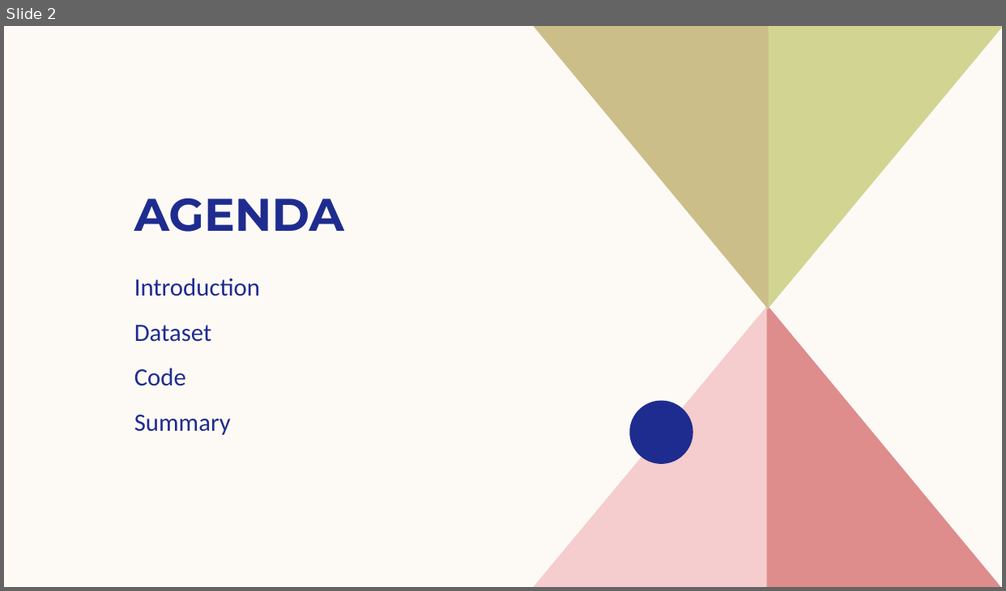
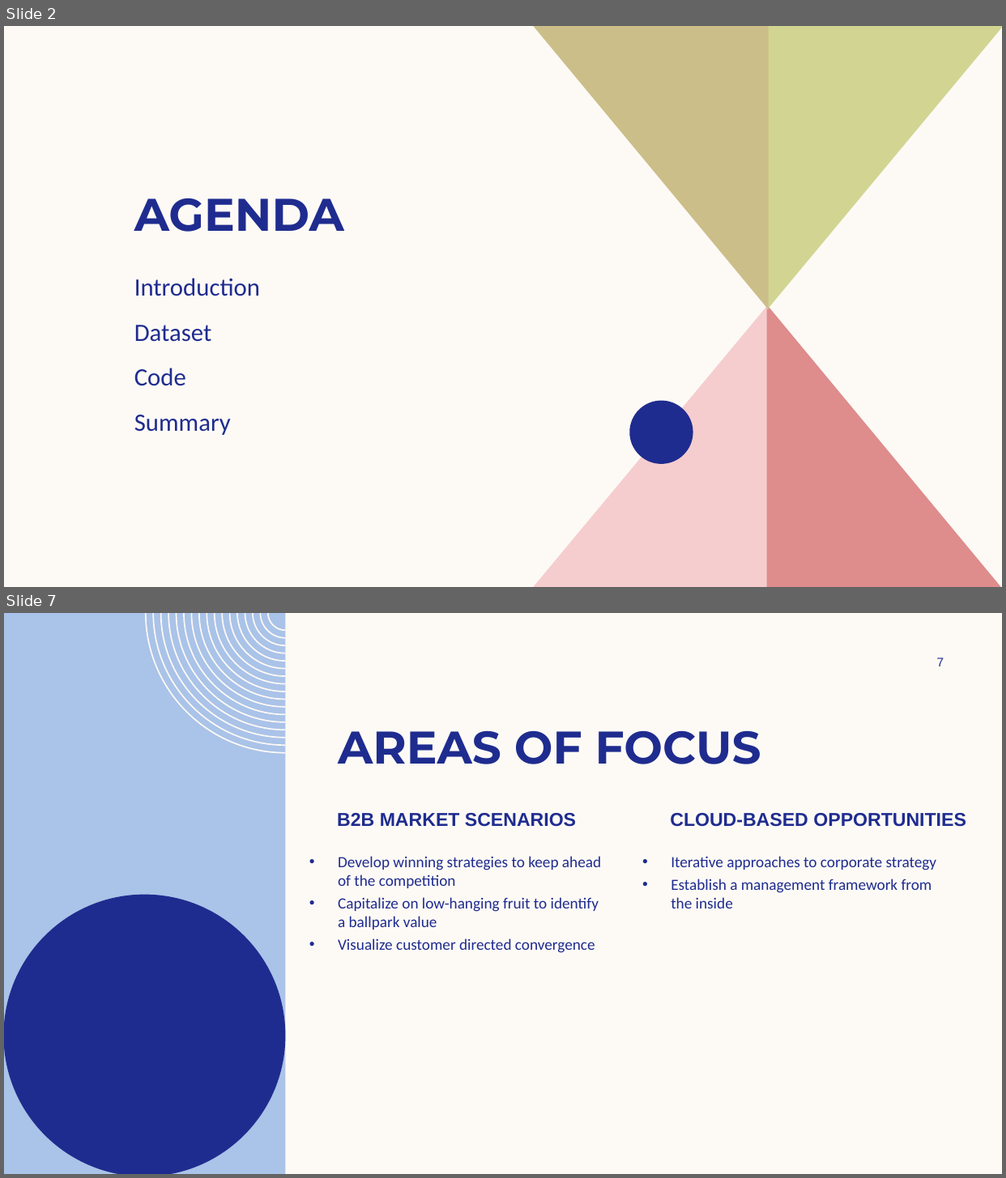
Before and after one commit to PratikKin/Statistics-Case-Study-Group-12, a slide deck: Diabetes/Statistics Case Study.pptx. Shown one above the other, each under a label of ours: slide 2 before the commit, slides 2 and 7 after it; the slides between them are not shown. The pictures are 1006x591 and 1006x1178 pixels, drawn with LibreOffice and Linux fonts; fonts in the diff are those of the drawing; background and template pictures are left out. Boxes give left, top, right and bottom in pixels: in the first picture for what was removed or moved away, otherwise in the second. Text is boxed around its words. In the diff, an @@ line names an element or a change of style, - is before the commit and + after.

```diff
--- a/Diabetes/Statistics Case Study.pptx
+++ b/Diabetes/Statistics Case Study.pptx
@@ slide 7 added at <box>4,613,1002,1174</box>, background #FDFAF6 @@
@@ freeform shape added at <box>4,613,286,1174</box>, fill #AAC3E8 @@
@@ freeform shape added at <box>145,613,286,754</box>, fill #FDFAF6 @@
@@ page number added at <box>937,658,944,666</box>, 12 pt, text #1F2C8F @@
+7
@@ title added at <box>338,730,761,764</box>, 44 pt, text #1F2C8F, bold @@
+AREAS OF FOCUS
@@ text added at <box>337,813,576,827</box>, 18 pt, text #1F2C8F, bold @@
+B2B MARKET SCENARIOS
@@ text added at <box>670,813,965,827</box>, 18 pt, text #1F2C8F, bold @@
+CLOUD-BASED OPPORTUNITIES
@@ text added at <box>338,856,601,953</box>, 15 pt, text #1F2C8F @@
+• Develop winning strategies to keep ahead of the competition
+• Capitalize on low-hanging fruit to identify a ballpark value
+• Visualize customer directed convergence
@@ text added at <box>671,856,937,909</box>, 15 pt, text #1F2C8F @@
+• Iterative approaches to corporate strategy
+• Establish a management framework from the inside
@@ freeform shape added at <box>4,895,286,1174</box>, fill #1F2C8F @@
```
Also in this commit, not shown: 6 slides changed, 26 other slides added, 2 slides removed, 22 other files.
